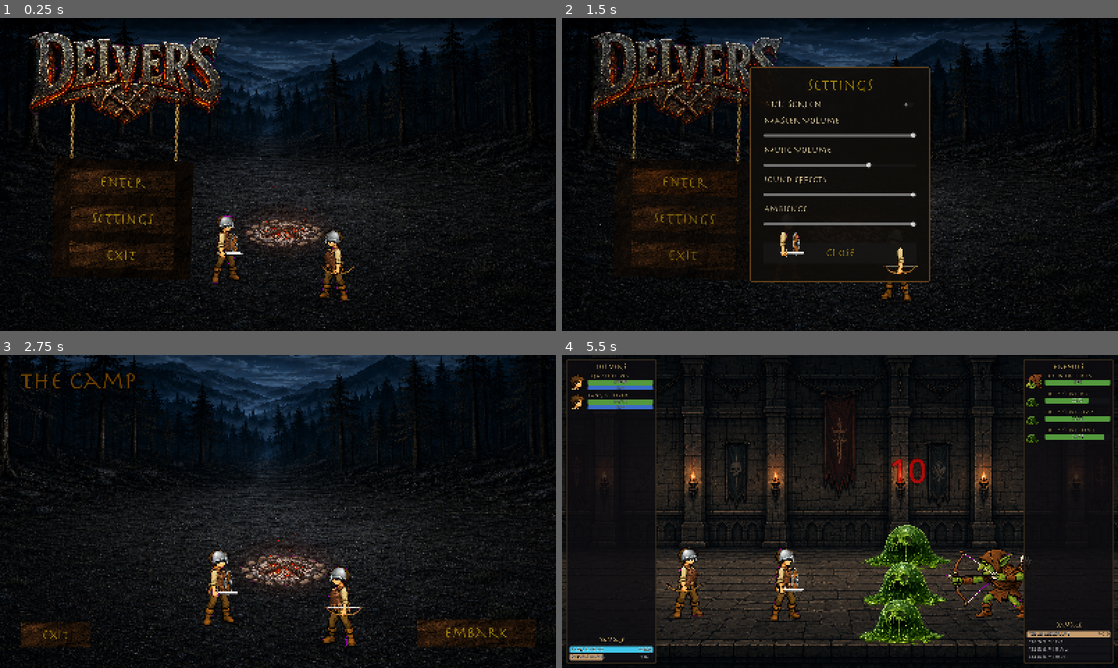
Above: before the commit, frames 1-4 (two rows, left to right).
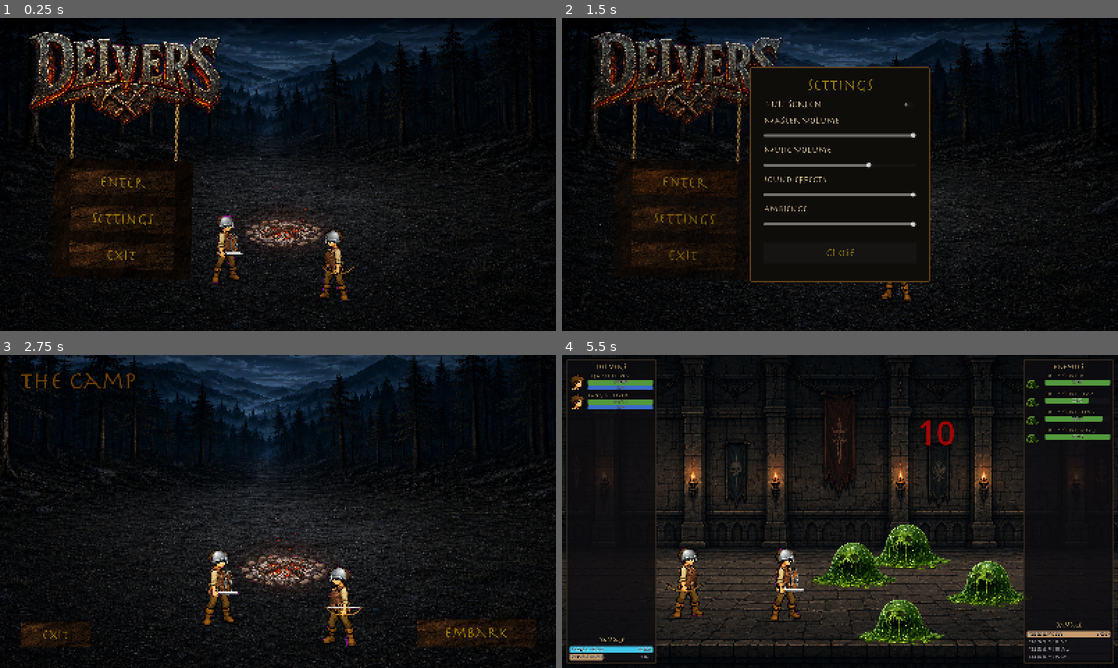
Above: after the commit, the same moments.

Repository: nexzitar/delvers
Game: Godot game, scene res://scenes/menus/menu.tscn
The game is run twice, just before and just after one commit, with the same random seed, the same clock (stepped at 60 frames per second) and the same inputs. Sound files missing from this copy of the repository are replaced by a short silence.
Inputs (mouse positions are in pixels of both pictures, inside the frame that each line leads up to):
- Up to frame 1 (0.25 s): no input
- Up to frame 2 (1.5 s): click "Settings" at 0.5 s; click "Enter" at 1.25 s
- Up to frame 3 (2.75 s): move the mouse to (400, 495) at 2.02 s
- Up to frame 4 (5.5 s): click "Embark" at 2.75 s; move the mouse to (728, 527) at 3.52 s; move the mouse to (895, 442) at 4.27 s; move the mouse to (812, 574) at 5.02 s

The runs differ from the first frame. In frame 1, less than 0.1% of the frame differs, in the area x 39-61%, y 73-82%; in frame 2, 0.3%; in frame 3, less than 0.1%; in frame 4, 5.3%, in the area x 20-99%, y 6-97%.

Commit message:
Fix UI layering above actors and remove scene-change flash.
Gear sprites use z_index 1-2, which draws above plain Controls
regardless of tree order, so the menu and camp UI now live on
CanvasLayers (like the battle sidebars already did) and always cover
the actors. Scene changes go through a new SceneFlow autoload that
adds the next scene before freeing the old one, eliminating the
empty frame that flashed the clear color between scenes. The
settings panel is also fully opaque now.

Co-authored-by: Cursor <cursoragent@cursor.com>

Diff:
--- a/project.godot
+++ b/project.godot
@@ -24,6 +24,7 @@
 PlayerRoster="*res://scripts/game/player_roster.gd"
 GameSettings="*res://scripts/game/game_settings.gd"
 UiSounds="*res://scripts/game/ui_sounds.gd"
+SceneFlow="*res://scripts/game/scene_flow.gd"
 
 [display]
 
--- a/scenes/camp/camp.tscn
+++ b/scenes/camp/camp.tscn
@@ -31,7 +31,9 @@
 [node name="Stage" parent="." instance=ExtResource("2_stage")]
 zoom = 1.12
 
-[node name="TitleLabel" type="Label" parent="."]
+[node name="UI" type="CanvasLayer" parent="."]
+
+[node name="TitleLabel" type="Label" parent="UI"]
 layout_mode = 0
 offset_left = 60.0
 offset_top = 40.0
@@ -44,7 +46,7 @@
 theme_override_font_sizes/font_size = 70
 text = "The Camp"
 
-[node name="ResultLabel" type="Label" parent="."]
+[node name="ResultLabel" type="Label" parent="UI"]
 visible = false
 layout_mode = 1
 anchors_preset = 7
@@ -65,7 +67,7 @@
 text = ""
 horizontal_alignment = 1
 
-[node name="EmbarkButton" type="Button" parent="."]
+[node name="EmbarkButton" type="Button" parent="UI"]
 layout_mode = 1
 anchors_preset = 3
 anchor_left = 1.0
@@ -91,7 +93,7 @@
 theme_override_styles/hover_pressed = SubResource("StyleBoxTexture_press")
 text = "Embark"
 
-[node name="ExitButton" type="Button" parent="."]
+[node name="ExitButton" type="Button" parent="UI"]
 layout_mode = 1
 anchors_preset = 2
 anchor_top = 1.0
@@ -119,5 +121,5 @@
 stream = ExtResource("6_theme")
 script = ExtResource("5_music")
 
-[connection signal="pressed" from="EmbarkButton" to="." method="_on_embark_pressed"]
-[connection signal="pressed" from="ExitButton" to="." method="_on_exit_pressed"]
+[connection signal="pressed" from="UI/EmbarkButton" to="." method="_on_embark_pressed"]
+[connection signal="pressed" from="UI/ExitButton" to="." method="_on_exit_pressed"]
--- a/scenes/menus/menu.tscn
+++ b/scenes/menus/menu.tscn
@@ -41,7 +41,9 @@
 
 [node name="Stage" parent="." unique_id=1797901094 instance=ExtResource("1_stage")]
 
-[node name="ColorRect" type="ColorRect" parent="." unique_id=1678157854]
+[node name="UI" type="CanvasLayer" parent="."]
+
+[node name="ColorRect" type="ColorRect" parent="UI" unique_id=1678157854]
 layout_mode = 1
 anchors_preset = 15
 anchor_right = 1.0
@@ -50,14 +52,14 @@
 grow_vertical = 2
 color = Color(0, 0, 0, 0.09803922)
 
-[node name="HangingSign" type="Control" parent="." unique_id=1773996351]
+[node name="HangingSign" type="Control" parent="UI" unique_id=1773996351]
 layout_mode = 0
 offset_left = 360.0
 offset_top = 285.0
 offset_right = 360.0
 offset_bottom = 285.0
 
-[node name="RopeLeft" type="TextureRect" parent="HangingSign"]
+[node name="RopeLeft" type="TextureRect" parent="UI/HangingSign"]
 layout_mode = 0
 offset_left = -158.0
 offset_top = -120.0
@@ -66,7 +68,7 @@
 texture = ExtResource("6_rope")
 expand_mode = 1
 
-[node name="RopeRight" type="TextureRect" parent="HangingSign"]
+[node name="RopeRight" type="TextureRect" parent="UI/HangingSign"]
 layout_mode = 0
 offset_left = 142.0
 offset_top = -120.0
@@ -75,7 +77,7 @@
 texture = ExtResource("6_rope")
 expand_mode = 1
 
-[node name="PanelContainer" type="PanelContainer" parent="HangingSign" unique_id=1263061402]
+[node name="PanelContainer" type="PanelContainer" parent="UI/HangingSign" unique_id=1263061402]
 layout_mode = 0
 offset_left = -200.0
 offset_top = 124.0
@@ -83,7 +85,7 @@
 offset_bottom = 463.0
 theme_override_styles/panel = SubResource("StyleBoxTexture_board")
 
-[node name="VBoxContainer" type="VBoxContainer" parent="HangingSign/PanelContainer" unique_id=677644827]
+[node name="VBoxContainer" type="VBoxContainer" parent="UI/HangingSign/PanelContainer" unique_id=677644827]
 custom_minimum_size = Vector2(300, 0)
 layout_mode = 2
 size_flags_horizontal = 4
@@ -91,7 +93,7 @@
 theme_override_constants/separation = 30
 alignment = 1
 
-[node name="EnterButton" type="Button" parent="HangingSign/PanelContainer/VBoxContainer" unique_id=77198958]
+[node name="EnterButton" type="Button" parent="UI/HangingSign/PanelContainer/VBoxContainer" unique_id=77198958]
 custom_minimum_size = Vector2(0, 75)
 layout_mode = 2
 theme_override_colors/font_color = Color(0.59942013, 0.48804992, 0.040900744, 1)
@@ -107,7 +109,7 @@
 theme_override_styles/hover_pressed = SubResource("StyleBoxTexture_press")
 text = "Enter"
 
-[node name="SettingsButton" type="Button" parent="HangingSign/PanelContainer/VBoxContainer" unique_id=1337447855]
+[node name="SettingsButton" type="Button" parent="UI/HangingSign/PanelContainer/VBoxContainer" unique_id=1337447855]
 custom_minimum_size = Vector2(0, 75)
 layout_mode = 2
 theme_override_colors/font_color = Color(0.59942013, 0.48804992, 0.040900744, 1)
@@ -123,7 +125,7 @@
 theme_override_styles/hover_pressed = SubResource("StyleBoxTexture_press")
 text = "Settings"
 
-[node name="ExitButton" type="Button" parent="HangingSign/PanelContainer/VBoxContainer" unique_id=1740202451]
+[node name="ExitButton" type="Button" parent="UI/HangingSign/PanelContainer/VBoxContainer" unique_id=1740202451]
 custom_minimum_size = Vector2(0, 75)
 layout_mode = 2
 theme_override_colors/font_color = Color(0.59942013, 0.48804992, 0.040900744, 1)
@@ -139,7 +141,7 @@
 theme_override_styles/hover_pressed = SubResource("StyleBoxTexture_press")
 text = "Exit"
 
-[node name="Logo" type="TextureRect" parent="." unique_id=2022679361]
+[node name="Logo" type="TextureRect" parent="UI" unique_id=2022679361]
 layout_mode = 0
 offset_left = 80.0
 offset_top = 40.0
@@ -149,12 +151,12 @@
 expand_mode = 1
 stretch_mode = 5
 
-[node name="SettingsPanel" parent="." instance=ExtResource("7_settings")]
+[node name="SettingsPanel" parent="UI" instance=ExtResource("7_settings")]
 
 [node name="AudioStreamPlayer" type="AudioStreamPlayer" parent="." unique_id=775868629]
 stream = ExtResource("9_theme")
 script = ExtResource("8_music")
 
-[connection signal="pressed" from="HangingSign/PanelContainer/VBoxContainer/EnterButton" to="." method="_on_enter_pressed"]
-[connection signal="pressed" from="HangingSign/PanelContainer/VBoxContainer/SettingsButton" to="." method="_on_settings_pressed"]
-[connection signal="pressed" from="HangingSign/PanelContainer/VBoxContainer/ExitButton" to="." method="_on_exit_pressed"]
+[connection signal="pressed" from="UI/HangingSign/PanelContainer/VBoxContainer/EnterButton" to="." method="_on_enter_pressed"]
+[connection signal="pressed" from="UI/HangingSign/PanelContainer/VBoxContainer/SettingsButton" to="." method="_on_settings_pressed"]
+[connection signal="pressed" from="UI/HangingSign/PanelContainer/VBoxContainer/ExitButton" to="." method="_on_exit_pressed"]
--- a/scenes/menus/settings_panel.tscn
+++ b/scenes/menus/settings_panel.tscn
@@ -8,7 +8,7 @@
 content_margin_top = 28.0
 content_margin_right = 40.0
 content_margin_bottom = 28.0
-bg_color = Color(0.06, 0.05, 0.04, 0.94)
+bg_color = Color(0.06, 0.05, 0.04, 1)
 border_width_left = 3
 border_width_top = 3
 border_width_right = 3
--- a/scripts/camp/camp.gd
+++ b/scripts/camp/camp.gd
@@ -3,7 +3,7 @@
 ## The camp between adventures. Upgrades and management will live
 ## here later; for now the party rests until it embarks again.
 
-@onready var result_label = $ResultLabel
+@onready var result_label = $UI/ResultLabel
 
 func _ready():
 
@@ -27,9 +27,7 @@
 		)
 
 func _on_embark_pressed():
-	get_tree().change_scene_to_file(
-		"res://scenes/theater/battle_theater.tscn"
-	)
+	SceneFlow.change_scene("res://scenes/theater/battle_theater.tscn")
 
 func _on_exit_pressed():
 	get_tree().quit()
--- /dev/null
+++ b/scripts/game/scene_flow.gd
@@ -0,0 +1,14 @@
+extends Node
+
+## Autoloaded scene switcher. Unlike change_scene_to_file, this adds
+## the next scene before freeing the old one, so there is never an
+## empty frame (which would flash the clear color) in between.
+
+func change_scene(path: String):
+
+	var tree = get_tree()
+	var next_scene = (load(path) as PackedScene).instantiate()
+
+	tree.root.add_child(next_scene)
+	tree.current_scene.queue_free()
+	tree.current_scene = next_scene
--- a/scripts/theater/theater_controller.gd
+++ b/scripts/theater/theater_controller.gd
@@ -223,7 +223,7 @@
 	await show_battle_result(result.victory)
 	await get_tree().create_timer(2.2).timeout
 
-	get_tree().change_scene_to_file("res://scenes/camp/camp.tscn")
+	SceneFlow.change_scene("res://scenes/camp/camp.tscn")
 
 ## A random pack of enemies for this adventure.
 func roll_encounter() -> Array:
--- a/scripts/ui/menu.gd
+++ b/scripts/ui/menu.gd
@@ -7,7 +7,7 @@
 const CAMP_ZOOM = 1.12
 
 @onready var stage = $Stage
-@onready var hanging_sign = $HangingSign
+@onready var hanging_sign = $UI/HangingSign
 
 var _sway_time := randf() * 100.0
 var _last_sway_direction := 0
@@ -58,16 +58,16 @@
 		stage, "position", stage.zoom_center * (1.0 - CAMP_ZOOM), 1.0
 	).set_trans(Tween.TRANS_SINE).set_ease(Tween.EASE_IN_OUT)
 
-	transition.tween_property($Logo, "modulate:a", 0.0, 0.7)
+	transition.tween_property($UI/Logo, "modulate:a", 0.0, 0.7)
 	transition.tween_property(hanging_sign, "modulate:a", 0.0, 0.7)
-	transition.tween_property($ColorRect, "color:a", 0.0, 0.7)
+	transition.tween_property($UI/ColorRect, "color:a", 0.0, 0.7)
 
 	await transition.finished
 
-	get_tree().change_scene_to_file(CAMP_SCENE)
+	SceneFlow.change_scene(CAMP_SCENE)
 
 func _on_settings_pressed():
-	$SettingsPanel.open()
+	$UI/SettingsPanel.open()
 
 func _on_exit_pressed():
 	get_tree().quit()
Not shown, added: scripts/game/scene_flow.gd.uid
